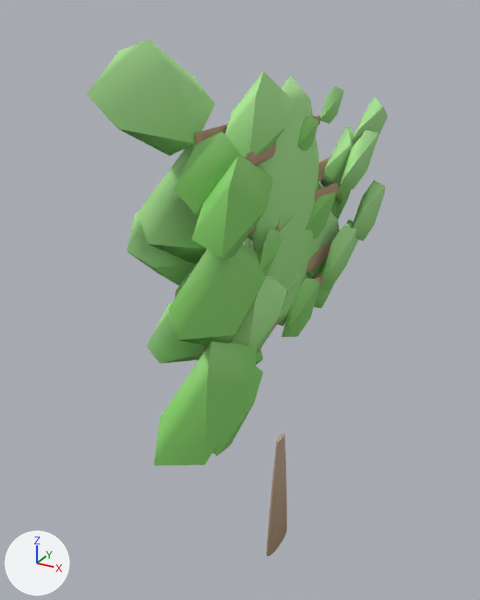
Before and after pictures for a commit that changed the glTF model web-forest/public/model/species/styphnolobium-japonicum.glb.
Rendered twice from a 50 mm lens placed at (0.45, -0.965, 1.026), pointed at (-0.073, -0.013, 0.551). The axes (+X, +Y, +Z) are drawn at lower left. The lights are the same throughout. The older version comes first. Where no turn or scale is listed for an object, it has been applied to the vertices. Vertices at exactly the same position are counted once.

Names of what the first picture shows: 'p10', 'p11', 'p14', 'p15', 'p18', 'p19', 'p24', 'p26', 'p27', 'p3', 'p5', 'p6', 'trunk' and 6 more.
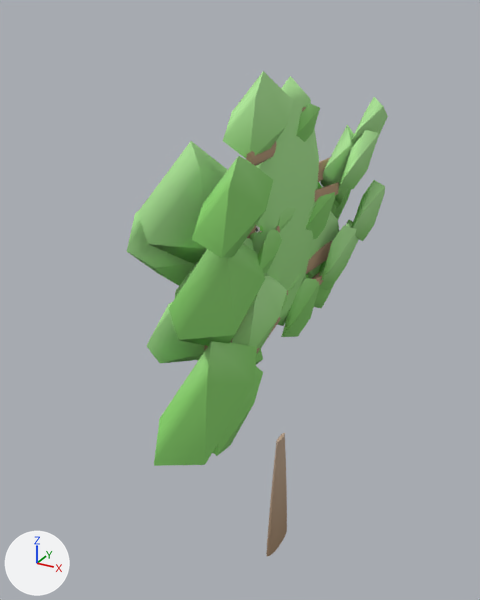
Changed parts and their boxes (x1, y1, x2, y2) in the pictures (480 x 600 px):
'p27', reshaped, moved (not visible afterwards)
    before: (87, 39, 271, 217)
'p26', reshaped, moved
    before: (297, 86, 344, 151)
    after: (296, 103, 320, 142)
part 1 of me_mesh_26, cut back (green)
    before: (307, 86, 344, 125)
part 2 of me_mesh_27, deleted (green)
    before: (87, 39, 271, 217)
part 3 of me_mesh_27, cut back
    before: (196, 124, 228, 145)

Edits to the bpy script that builds the scene:
```text
Change me_mesh_26:
    used by ob_p26; location = (-0.001, 0.015, 0.857)
    remove me_mesh_26.from_pydata(...)  # 39 vertices, 68 faces; spans x -0.001..0.035, y -0.011..0.156, z -0.05..0.05
    add me_mesh_26.from_pydata(...)  # 30 vertices, 52 faces; spans x 0.0..0.026, y -0.011..0.072, z -0.05..0.011
    me_mesh_26 part 1
    17 vertices are removed from x 0.001..0.035, y -0.007..0.156, z -0.011..0.05
    47 faces are deleted
    11 vertices move from x -0.001..0.023, y -0.007..0.07, z -0.009..0.009 to x 0.0..0.018, y -0.005..0.035, z -0.007..0.007
    8 vertices are added at x 0.0..0.018, y -0.005..0.032, z -0.005..0.006
    31 new faces join them
Change me_mesh_27:
    used by ob_p27; location = (-0.001, 0.015, 0.867)
    remove me_mesh_27.from_pydata(...)  # 39 vertices, 68 faces; spans x -0.064..0.036, y -0.42..0.004, z -0.126..0.126
    add me_mesh_27.from_pydata(...)  # 10 vertices, 16 faces; spans x 0.0..0.013, y -0.009..0.03, z -0.025..0.0
    me_mesh_27 part 2: the loose piece of 19 vertices spanning x -0.064..0.036, y -0.42..-0.084, z -0.126..0.126 is deleted
    me_mesh_27 part 3
    19 vertices are removed from x -0.016..0.003, y -0.256..0.004, z -0.017..0.017
    36 faces are deleted
    9 vertices are added at x 0.003..0.013, y -0.009..0.03, z -0.025..-0.005
    16 new faces join them
Change ob_p26:
    ob_p26.location: (-0.001, 0.015, 0.857) -> (-0.001, 0.015, 0.876)
Change ob_p27:
    ob_p27.location: (-0.001, 0.015, 0.867) -> (-0.001, 0.015, 0.88)
```
